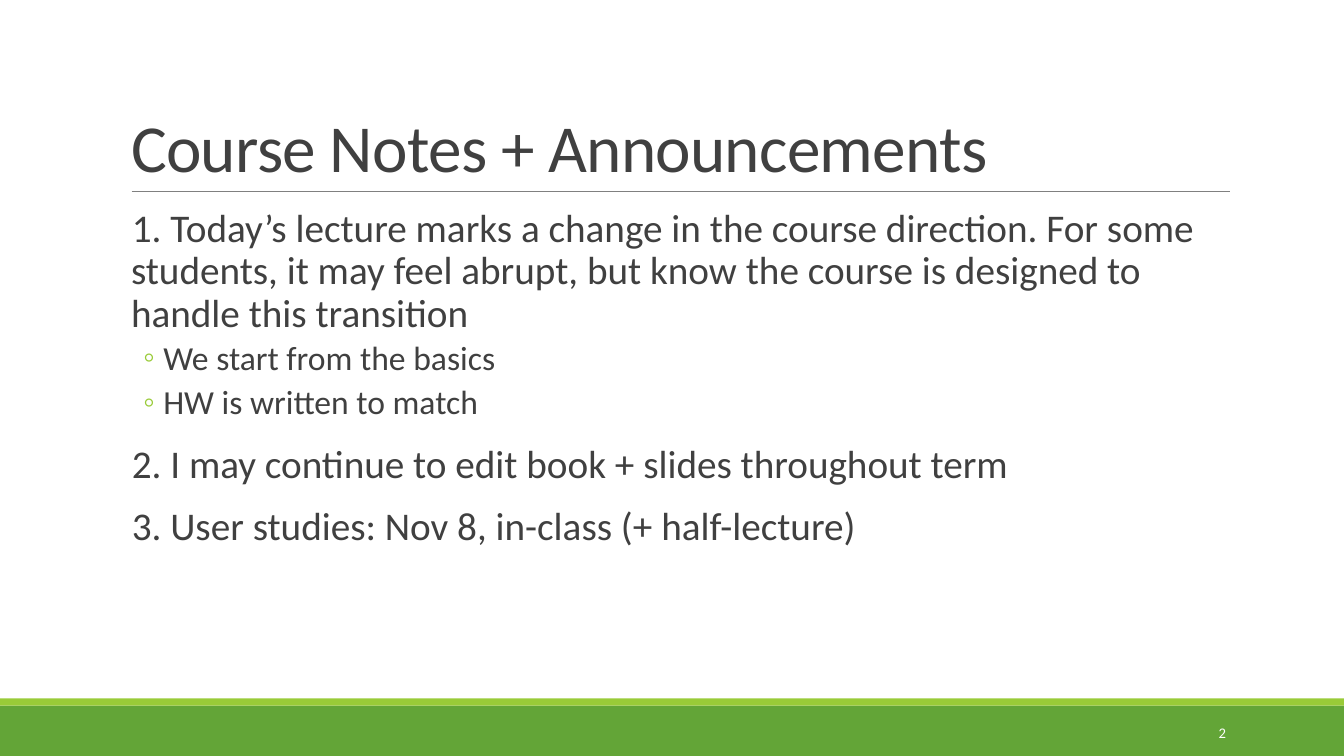
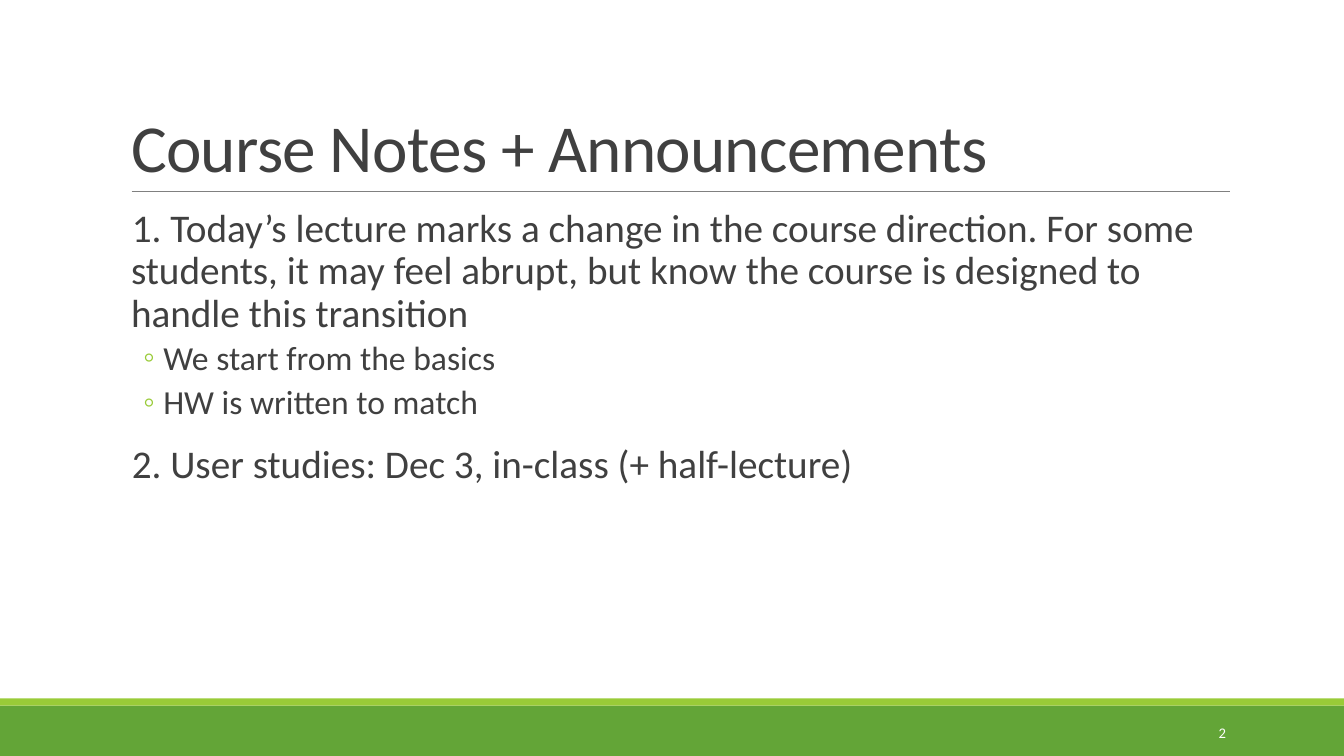
Before and after one commit to rbohrer/pl-course, a slide deck: slide 2 of LectureSlides/08Design1.pptx. Drawn at 1344x756 pixels with LibreOffice and Linux fonts; fonts in the diff are those of the drawing. Boxes give left, top, right and bottom in pixels: in the first picture for what was removed or moved away, otherwise in the second. Text is boxed around its words. In the diff, an @@ line names an element or a change of style, - is before the commit and + after.

```diff
--- a/LectureSlides/08Design1.pptx
+++ b/LectureSlides/08Design1.pptx
@@ text at bbox=[132, 449, 852, 483]: text changed @@
-  2. I may continue to edit book + slides throughout term
-  3. User studies: Nov 8, in-class (+ half-lecture)
+  2. User studies: Dec 3, in-class (+ half-lecture)
```
Also in this commit, not shown: 3 other slides changed, 6 other files.
